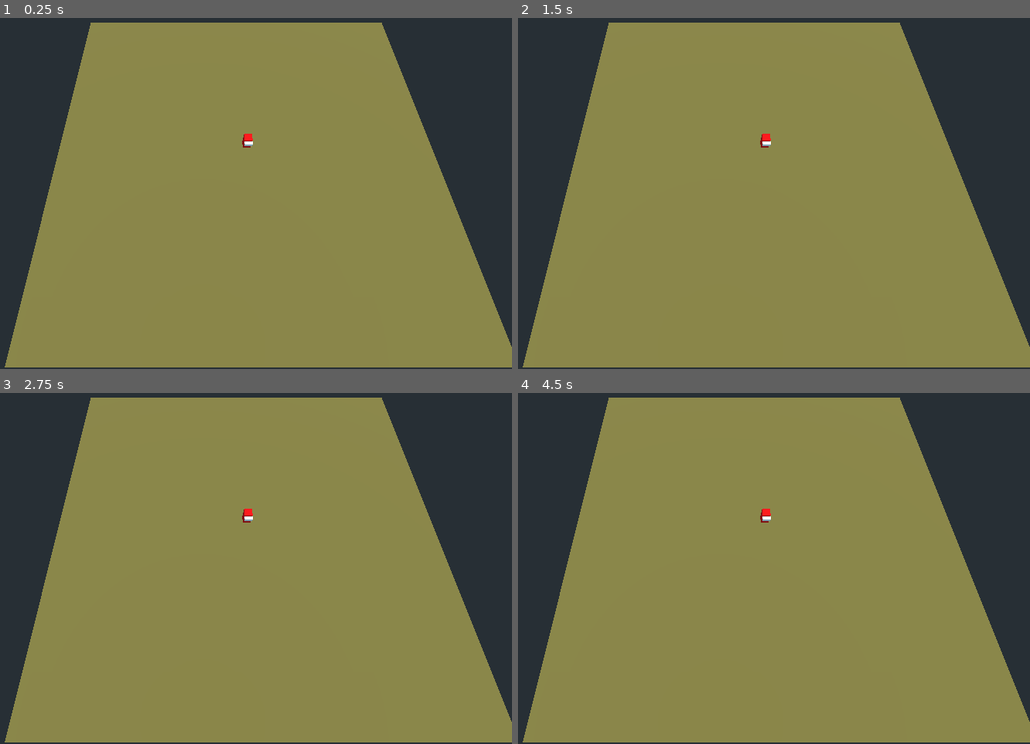
Above: before the commit, frames 1-4 (two rows, left to right).
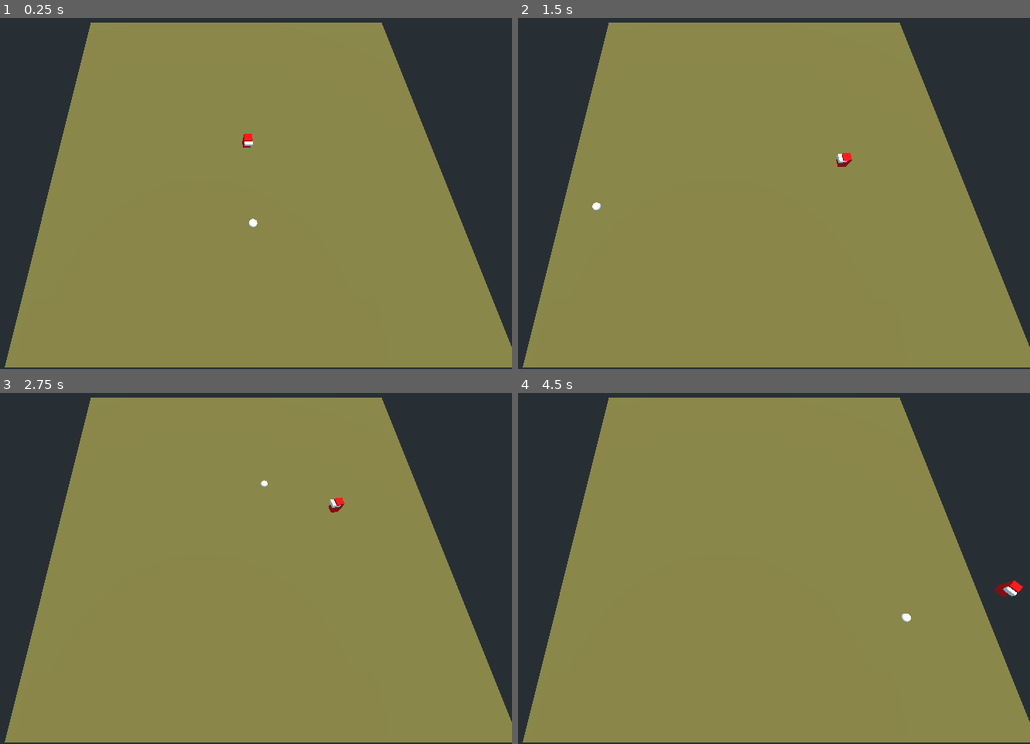
Above: after the commit, the same moments.

Repository: sidbc/3DCharacterClickToMove
Game: Godot game, scene res://Game.tscn
Two runs of this game, one before a commit and one after it. Both use one fixed random seed, a clock stepped at 60 frames per second and the inputs below.
Inputs (mouse positions are in pixels of both pictures, inside the frame that each line leads up to):
- Up to frame 1 (0.25 s): no input
- Up to frame 2 (1.5 s): tap Enter at 0.5 s; move the mouse to (855, 168) at 0.52 s; press the mouse at (855, 168) at 0.53 s; move the mouse to (594, 207) at 1.27 s; release the mouse at (594, 207) at 1.28 s; click (594, 207) at 1.35 s
- Up to frame 3 (2.75 s): tap Space at 2 s; move the mouse to (266, 484) at 2.02 s; press the mouse at (266, 484) at 2.03 s
- Up to frame 4 (4.5 s): tap Enter at 2.75 s; move the mouse to (692, 635) at 2.77 s; release the mouse at (692, 635) at 2.78 s; click (692, 635) at 2.85 s; tap Space at 3.5 s; move the mouse to (907, 617) at 3.52 s; press the mouse at (907, 617) at 3.53 s; move the mouse to (533, 508) at 4.27 s; release the mouse at (533, 508) at 4.28 s; click (533, 508) at 4.35 s

The runs differ from the first frame. In frame 1, less than 0.1% of the frame differs, in the area x 48-51%, y 57-60%; in frame 2, 0.2%; in frame 3, 0.2%; in frame 4, 0.3%, in the area x 47-99%, y 32-66%.
Error before the commit: Parse Error: The member "position" already exists in a parent class. (res://Player.gd:10)

Commit message:
Tweaks simpler move

Diff:
--- a/Game.tscn
+++ b/Game.tscn
@@ -1,6 +1,7 @@
-[gd_scene load_steps=4 format=2]
+[gd_scene load_steps=5 format=2]
 
 [ext_resource path="res://Player.tscn" type="PackedScene" id=1]
+[ext_resource path="res://LocationIndicator.gd" type="Script" id=2]
 
 [sub_resource type="BoxShape" id=1]
 
@@ -16,7 +17,6 @@
 shape = SubResource( 1 )
 
 [node name="CSGBox" type="CSGBox" parent="Ground/CollisionShape"]
-transform = Transform( 1, 0, 0, 0, 1, 0, 0, 0, 1, 0, 0, 0 )
 material = SubResource( 2 )
 
 [node name="ARVROrigin" type="ARVROrigin" parent="."]
@@ -29,4 +29,9 @@
 
 [node name="Player" parent="." instance=ExtResource( 1 )]
 
+[node name="LocationIndicator" type="CSGSphere" parent="."]
+transform = Transform( 1, 0, 0, 0, 1, 0, 0, 0, 1, 0, 2.19389, 21.6097 )
+script = ExtResource( 2 )
+
 [connection signal="input_event" from="Ground" to="Player" method="_on_Ground_input_event"]
+[connection signal="input_event" from="Ground" to="LocationIndicator" method="_on_Ground_input_event"]
--- /dev/null
+++ b/LocationIndicator.gd
@@ -0,0 +1,21 @@
+extends CSGSphere
+
+
+# Declare member variables here. Examples:
+# var a = 2
+# var b = "text"
+
+
+# Called when the node enters the scene tree for the first time.
+func _ready():
+	pass # Replace with function body.
+
+
+# Called every frame. 'delta' is the elapsed time since the previous frame.
+#func _process(delta):
+#	pass
+
+
+func _on_Ground_input_event(camera, event, position, normal, shape_idx):
+	if event.is_action_pressed("ui_click"):
+		transform.origin = position
--- a/Player.gd
+++ b/Player.gd
@@ -1,41 +1,38 @@
 extends KinematicBody
 
-var maxspeed = 800
-var speed = 20
-var movedirection
+export var maxspeed = 800
+export var speed = 20
+export var movedirection = 0.0
 var acceleration = 2200
-var moving = false
-var destination = Vector3()
-var movement = Vector3()
-var position = Vector3(0, 0, 0)
+export var moving = false
+export var destination = Vector3()
+var axis = Vector3(0, -1, 0)
 
 func _physics_process(delta):
-	MovementLoop(delta)
-
-func MovementLoop(delta):
 	if moving == false:
 		speed = 0
 		return
-	else:
-		speed += acceleration * delta
 
+	speed += acceleration * delta
 	if speed > maxspeed:
 		speed = maxspeed
 
-	movement = position.move_toward(destination, delta) * speed
-	movement.y = 0.0
-	movedirection = rad2deg(transform.origin.angle_to(destination)) #angleto doesnt work on 3.2.1
+	var transform_origin = transform.origin
+	var distance_to = transform_origin.distance_to(destination)
 
-	var distance_to = transform.origin.distance_to(destination)
+	# Magic number 5, I don't know why but smaller number doesn't work???
 	if distance_to > 5:
-		movement = move_and_slide(movement)
+		move_and_slide(destination)
 	else:
 		moving = false
 
-
 func _on_Ground_input_event(camera, event,  new_position, normal, shape_idx):
-	if event.is_action_pressed("ui_click"):
+	if moving == false and event.is_action_pressed("ui_click"):
 		moving = true
 		destination = new_position # here is wherei had the most trouble so far
-#	elif moving == true and event.is_action_pressed("ui_click"):
-#		moving = false
+		movedirection = floor(rad2deg(transform.origin.angle_to(destination)))
+		var curr_rot_y = rotation_degrees.y
+		var rot = rotation_degrees.y + floor(movedirection)
+		rotation_degrees.y = -1 * movedirection
+	elif moving == true and event.is_action_pressed("ui_click"):
+		moving = false
